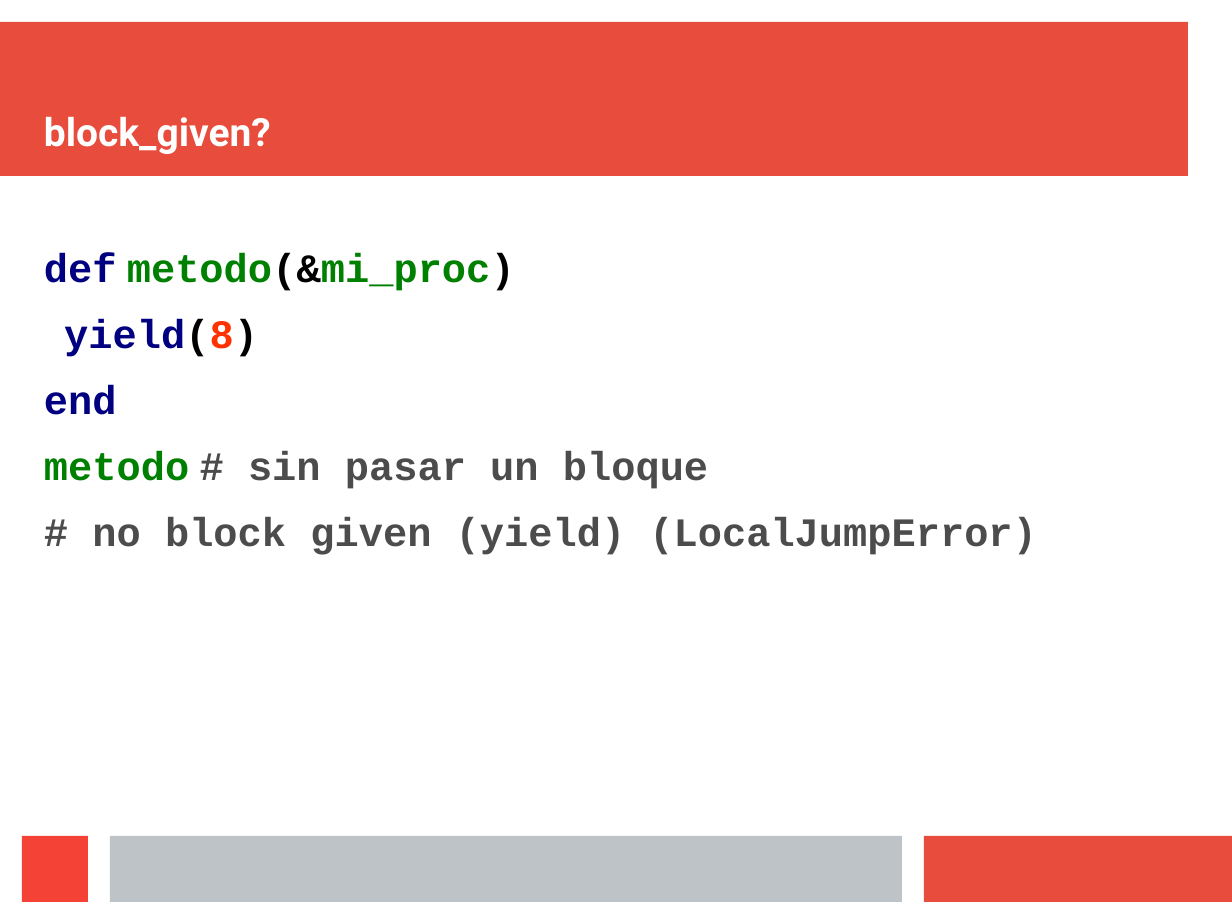
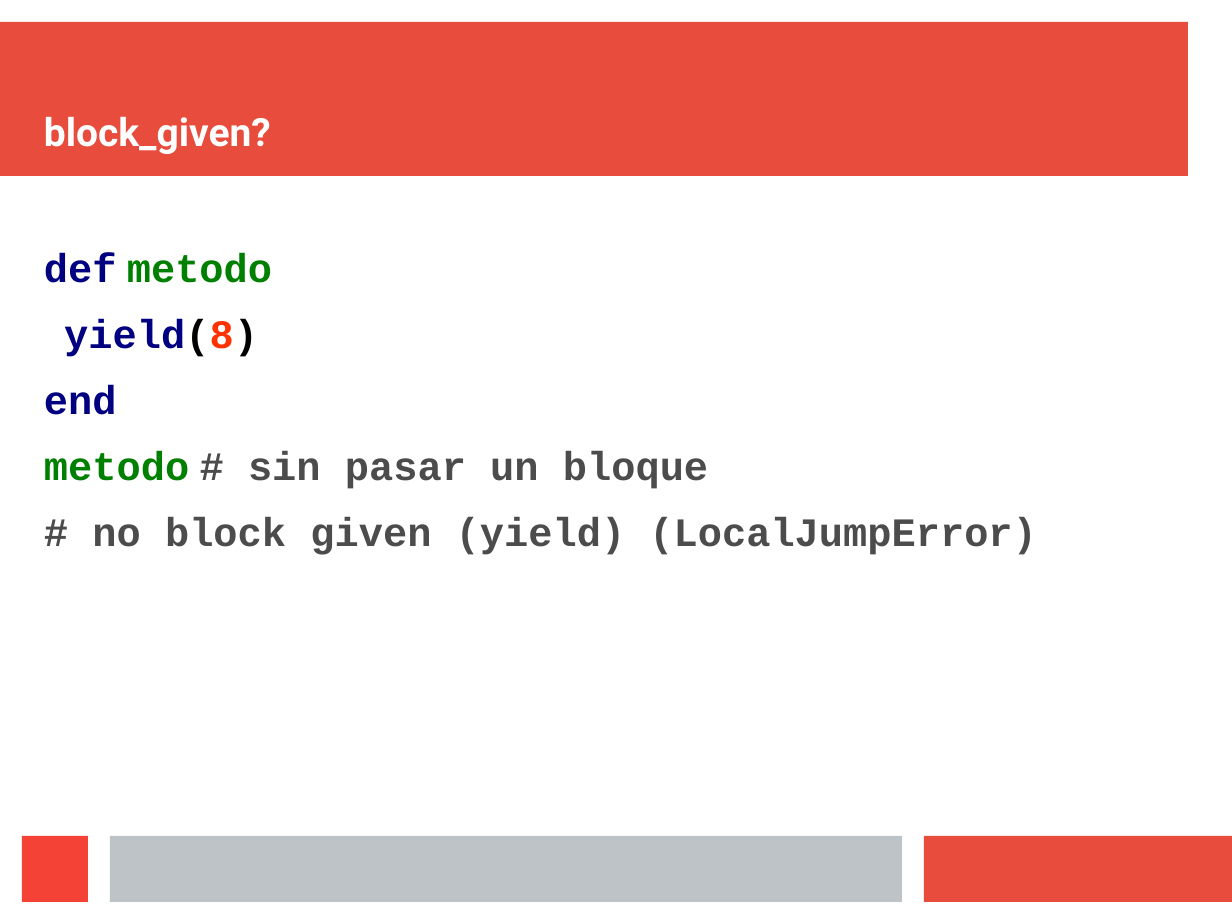
Before and after one commit to oaxacarb/ruby_blocks, a slide deck: slide 47 of 06_presentacion/ruby_blocks.odp (slide 48 before the commit). Drawn at 1232x924 pixels with LibreOffice and Linux fonts; fonts in the diff are those of the drawing. Boxes give left, top, right and bottom in pixels: in the first picture for what was removed or moved away, otherwise in the second. Text is boxed around its words. In the diff, an @@ line names an element or a change of style, - is before the commit and + after.

```diff
--- a/06_presentacion/ruby_blocks.odp
+++ b/06_presentacion/ruby_blocks.odp
@@ text at <box>44,253,272,283</box>: text changed @@
-def metodo(&mi_proc)
+def metodo
```
Also in this commit, not shown: 3 other slides changed, 1 slide removed.
